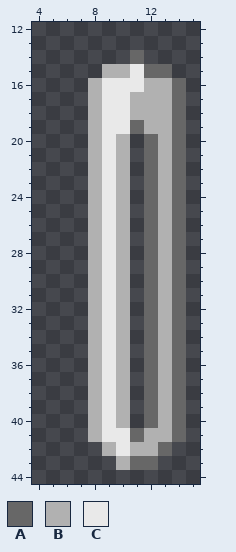
Edited in one commit: pixel-art sprite (items/active/weapons/melee/broadsword/blade/79.png). Above is the file before it was changed.
The file is 24x64 pixels. Shown: x 4..15, y 12..44.
Palette (. is transparent): A #676767  B #b1b1b1  C #e9e9e9
Pixels before, first column x 8:
14 ...A...
15 .BBCAA.
16 BCCCBBA
17 BCCBBBA
18 BCCBBBA
19 BCCABBA
20 BCB.ABA
21 BCB.ABA
22 BCB.ABA
23 BCB.ABA
24 BCB.ABA
25 BCB.ABA
26 BCB.ABA
27 BCB.ABA
28 BCB.ABA
29 BCB.ABA
30 BCB.ABA
31 BCB.ABA
32 BCB.ABA
33 BCB.ABA
34 BCB.ABA
35 BCB.ABA
36 BCB.ABA
37 BCB.ABA
38 BCB.ABA
39 BCB.ABA
40 BCB.ABA
41 BCCABBA
42 .BCBBA.
43 ..BAA..
After:
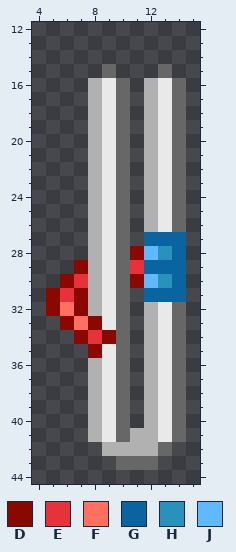
Colours new in this view: D #890900  E #e5323b  F #ff7060  G #0964a0  H #2992bc  J #60b9ff
Diff:
Changed rows in their new state; - is an unchanged pixel.
first column x 5:
14 ------.---
15 ----A...--
16 -----A.-C-
17 -----A.-C-
18 -----A.-C-
19 -----A.-C-
20 -----A-BC-
21 -----A-BC-
22 -----A-BC-
23 -----A-BC-
24 -----A-BC-
25 -----A-BC-
26 -----A-BC-
27 -----A-GGG
28 -----ADJHG
29 --D--AEGGG
30 -DE--ADJHG
31 DED--A-GGG
32 DFD--A-BC-
33 -DFD-A-BC-
34 --DEDA-BC-
35 ---D-A-BC-
36 -----A-BC-
37 -----A-BC-
38 -----A-BC-
39 -----A-BC-
40 -----A-BC-
41 -----AB-C-
42 -----B----
43 -----A----
Changed places in both pictures, as pixel boxes (x1, y1, x2, y2):
changed: (46, 50, 186, 470)
